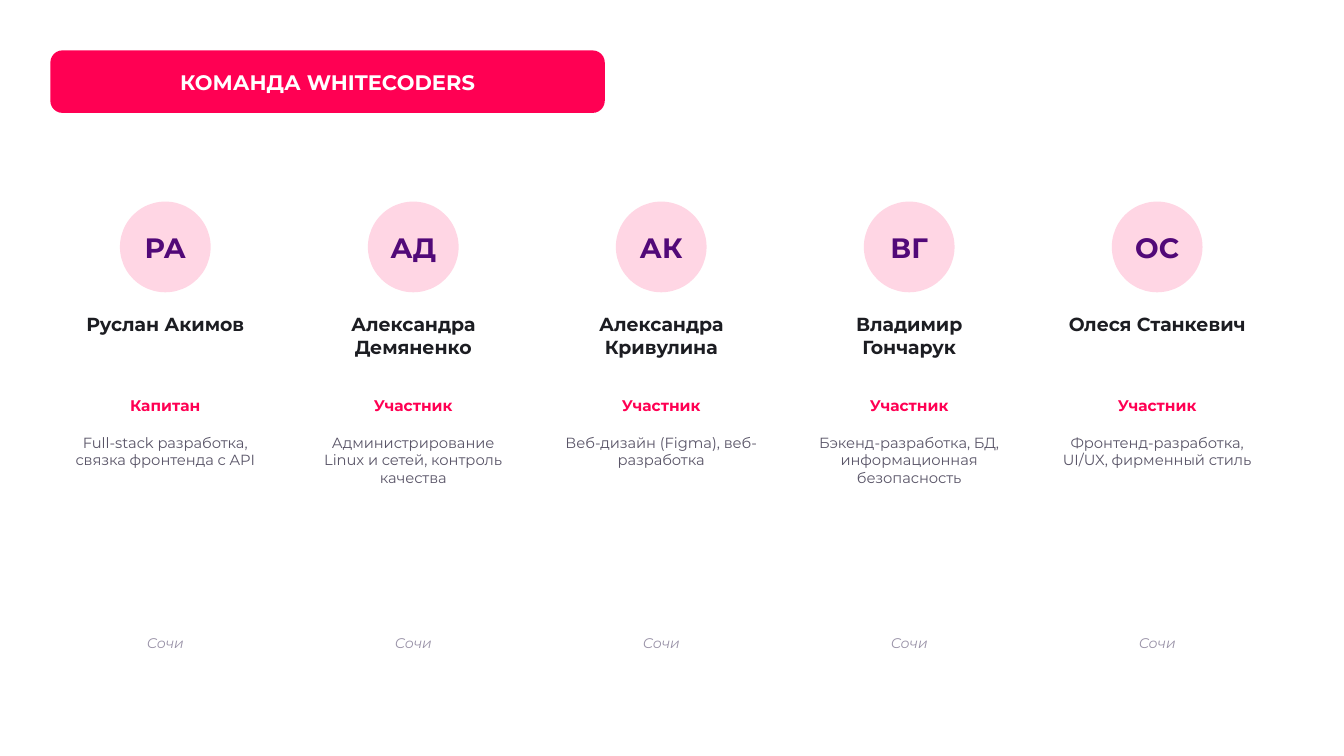
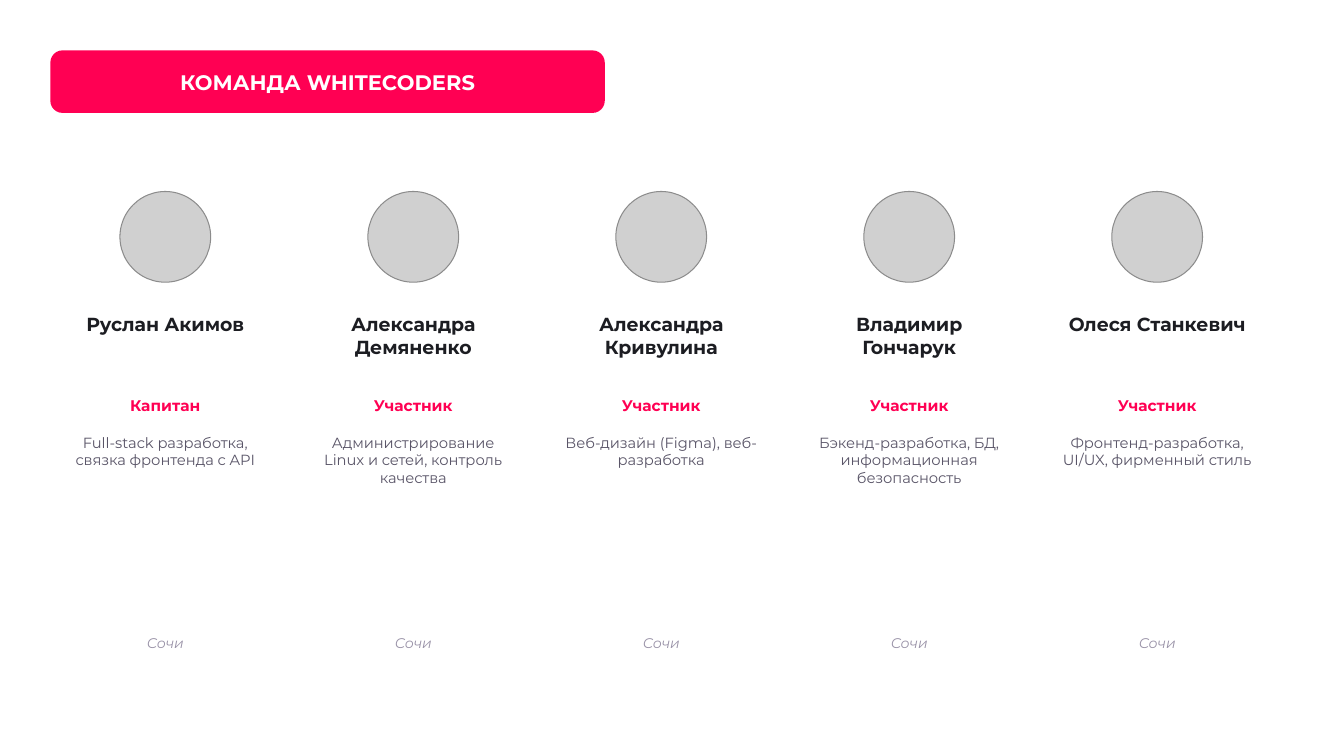
Before and after one commit to akruserg/WhiteCoders, a slide deck: slide 4 of docs/ARM-112_Presentation.pptx. Drawn at 1344x756 pixels with LibreOffice and Linux fonts; fonts in the diff are those of the drawing; grey boxes stand for pictures; background and template pictures are left out. Boxes give left, top, right and bottom in pixels: in the first picture for what was removed or moved away, otherwise in the second. Text is boxed around its words. In the diff, an @@ line names an element or a change of style, - is before the commit and + after.

```diff
--- a/docs/ARM-112_Presentation.pptx
+++ b/docs/ARM-112_Presentation.pptx
@@ ellipse removed at [120,202,211,292] @@
@@ picture added at [120,192,211,282] @@
@@ ellipse removed at [368,202,459,292] @@
@@ picture added at [368,192,459,282] @@
@@ ellipse removed at [616,202,707,292] @@
@@ picture added at [616,192,707,282] @@
@@ ellipse removed at [864,202,955,292] @@
@@ picture added at [864,192,955,282] @@
@@ ellipse removed at [1112,202,1203,292] @@
@@ picture added at [1112,192,1203,282] @@
@@ text removed at [145,238,186,258] @@
-РА
@@ text removed at [390,238,436,262] @@
-АД
@@ text removed at [640,238,683,258] @@
-АК
@@ text removed at [890,238,927,258] @@
-ВГ
@@ text removed at [1135,238,1179,259] @@
-ОС
```
